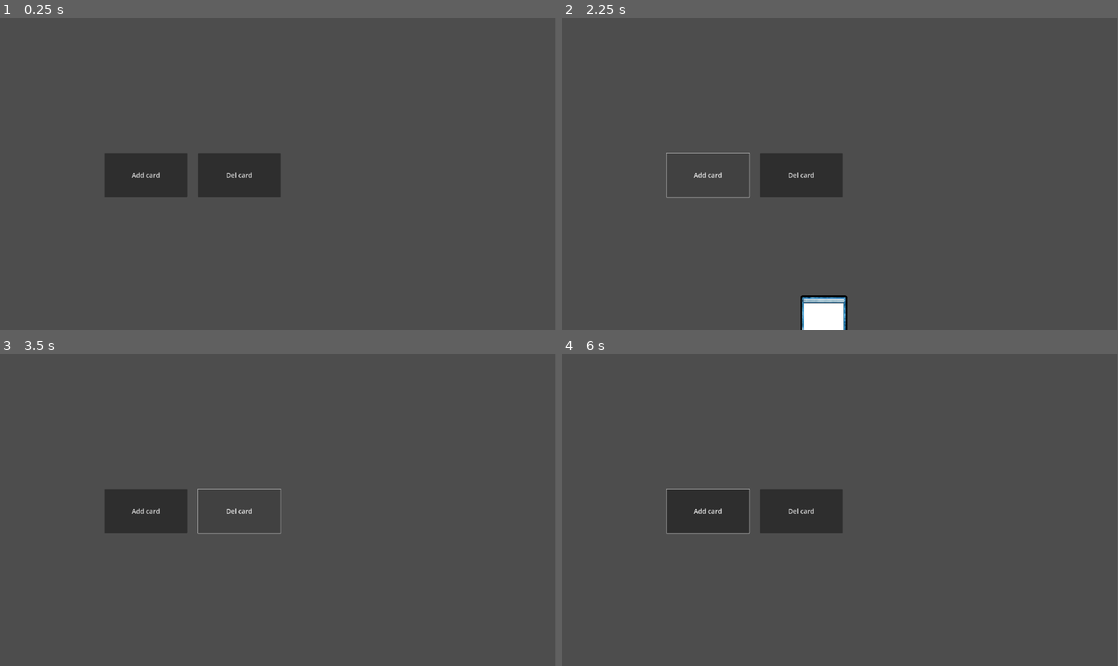
Above: before the commit, frames 1-4 (two rows, left to right).
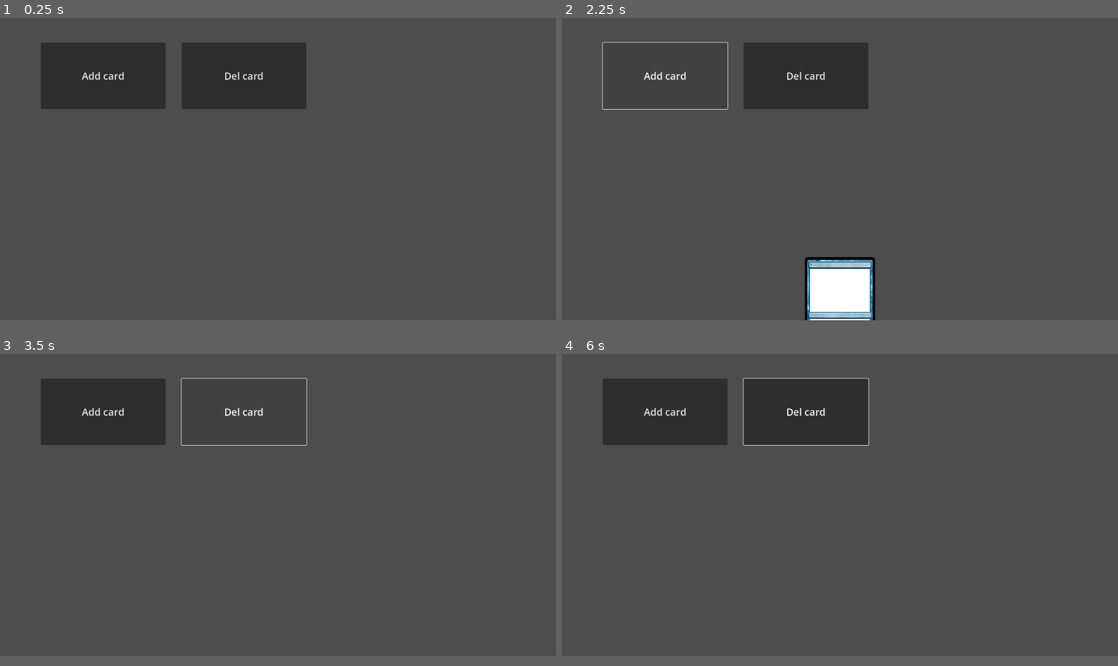
Above: after the commit, the same moments.

Repository: Crumbobly/CardSiege
Game: Godot game, scene res://scenes/del.tscn
Two runs of this game, one before a commit and one after it. Both use one fixed random seed, a clock stepped at 60 frames per second and the inputs below.
Inputs (mouse positions are in pixels of both pictures, inside the frame that each line leads up to):
- Up to frame 1 (0.25 s): no input
- Up to frame 2 (2.25 s): click "Add card" at 0.5 s; click "Del card" at 1.25 s; click "Add card" at 2 s
- Up to frame 3 (3.5 s): click "Del card" at 2.75 s
- Up to frame 4 (6 s): click "Add card" at 3.5 s; click "Del card" at 4.25 s; tap Enter at 5 s; move the mouse to (962, 494) at 5.02 s; click (962, 494) at 5.17 s; tap Space at 5.75 s; drag from (728, 525) to (812, 572) at 5.77 s
In our replay, the window is 799x449 before the commit and 800x435 after it. These sizes can differ from the game's own. Grey fills any space a smaller window leaves; there, only what the larger window draws over its background counts as a difference.

The runs differ from the first frame. In frame 1, 14% of the frame differs, in the area x 7-56%, y 8-58%; in frame 2, 9.9%; in frame 3, 7.2%; in frame 4, 14%, in the area x 7-56%, y 7-58%.

Commit message:
Пытаемся чинить баги

Diff:
--- a/project.godot
+++ b/project.godot
@@ -10,10 +10,15 @@
 
 [application]
 
-config/name="Н"
+config/name="Игра"
 run/main_scene="res://scenes/del.tscn"
 config/features=PackedStringArray("4.3", "GL Compatibility")
 config/icon="res://icon.svg"
+
+[display]
+
+window/size/viewport_width=1800
+window/size/viewport_height=980
 
 [dotnet]
 
--- a/scenes/card/Card.tscn
+++ b/scenes/card/Card.tscn
@@ -30,5 +30,6 @@
 position = Vector2(-2, 0.5)
 shape = SubResource("RectangleShape2D_27t2f")
 
+[connection signal="input_event" from="CardArea" to="." method="_on_card_area_input_event"]
 [connection signal="mouse_entered" from="CardArea" to="." method="_on_card_area_mouse_entered"]
 [connection signal="mouse_exited" from="CardArea" to="." method="_on_card_area_mouse_exited"]
--- a/scenes/card/card.gd
+++ b/scenes/card/card.gd
@@ -4,6 +4,8 @@
 @export var _angle: float = 0.0
 @export var is_highlight: bool = false
 @export var height_offset: float = 0.0
+@export var is_drag = false
+@export var was_drag = false
 
 @onready var CardNameLabel: Label = $CardNameLabel
 @onready var CardFrame: Sprite2D = $CardFrame
@@ -25,7 +27,7 @@
 func highlight():
 	is_highlight = true
 	self.set_scale(Vector2(0.5,0.5))
-	self.global_position.y -= 150 + height_offset
+	#self.global_position.y -= 150 + height_offset
 	_angle = self.rotation
 	self.set_rotation(0)
 
@@ -33,7 +35,7 @@
 func unhighlight():
 	is_highlight = false
 	self.set_scale(Vector2(0.4,0.4))
-	self.global_position.y += 150 + height_offset
+	#self.global_position.y += 150 + height_offset
 	self.set_rotation(_angle)
 
 
@@ -43,3 +45,15 @@
 
 func _on_card_area_mouse_exited() -> void:
 	mouse_exited.emit(self)
+
+
+func _on_card_area_input_event(viewport: Node, event: InputEvent, shape_idx: int) -> void:
+	if event is InputEventMouseButton:
+		if event.button_index == MOUSE_BUTTON_LEFT:
+			if event.pressed:
+				is_drag = true
+				was_drag = false
+			else :
+				if is_drag:
+					was_drag = true
+				is_drag = false
--- a/scenes/del.tscn
+++ b/scenes/del.tscn
@@ -23,9 +23,5 @@
 theme_override_font_sizes/font_size = 32
 text = "Del card"
 
-[node name="Camera2D" type="Camera2D" parent="."]
-position = Vector2(977, 182)
-zoom = Vector2(0.425, 0.425)
-
 [connection signal="pressed" from="AddCardBtn" to="Hand" method="_on_button_pressed"]
 [connection signal="pressed" from="DelCardBtn" to="Hand" method="_on_del_card_btn_pressed"]
--- a/scenes/hand/hand.gd
+++ b/scenes/hand/hand.gd
@@ -8,24 +8,6 @@
 @export var selected_index_card_collection: Array[int] = []
 @export var selected_card : Card = null
 var del = 0
-
-var start_pos
-var is_drag = false
-var on_table = false
-
-
-func _get_card_pos():
-	var card_imdex = card_collection.find(selected_card)
-	var current_card_count = len(card_collection)
-	if current_card_count == 0:
-		return
-	var coords = hand_circle.distribute_points_with_max_distance(current_card_count)
-	var card_pos = hand_circle.get_card_position(coords[card_imdex])
-	selected_card.set_position(Vector2(card_pos[0], card_pos[1]))
-	selected_card.set_rotation_degrees(card_pos[2])
-	selected_card.height_offset = hand_circle.circle.shape.radius + card_pos[1]
-	selected_card.set_scale(Vector2(0.4, 0.4))
-
 
 
 """
@@ -50,21 +32,34 @@
 		card.height_offset = hand_circle.circle.shape.radius + card_pos[1]
 		card.set_scale(Vector2(0.4, 0.4))
 
-func _input(event: InputEvent) -> void:
-	if event is InputEventMouseButton:
-		if event.button_index == MOUSE_BUTTON_LEFT:
-			if event.pressed:
-				is_drag = true
-			else :
-				is_drag = false
+
+func _del():
+	var current_card_count = len(card_collection)
+	if current_card_count == 0:
+		return
+
+	# Определение точек
+	var coords = hand_circle.distribute_points_with_max_distance(current_card_count)
+	var selected_card_index = card_collection.find(selected_card)
+	return hand_circle.get_card_position(coords[selected_card_index])
+
 
 func _process(delta: float) -> void:
 
-	print_debug(start_pos)
-	if is_drag and selected_card != null:
+	if selected_card:
+		for c in card_collection:
+			if selected_card != c:
+				c.is_drag = false
+				c.was_drag = false
+
+	if selected_card != null and selected_card.is_drag:
 		selected_card.global_position = get_global_mouse_position()
-	if !is_drag and !on_table and selected_card != null:
-		_get_card_pos()
+
+	if selected_card != null and selected_card.was_drag:
+		var coords = _del()
+		selected_card.set_position(Vector2(coords[0], coords[1]))
+		selected_card.set_rotation_degrees(coords[2])
+
 
 func add_card():
 	var new_card = card1.instantiate()
@@ -84,19 +79,14 @@
 	recalculate_cards_positions()
 
 
-
 func card_selected(card: Card):
 	var card_index = card_collection.find(card)
-	selected_card = card
 	selected_index_card_collection.append(card_index)
 	recalculate_highlight_cards()
 
 
-
-
 func card_unselected(card: Card):
 	var card_index = card_collection.find(card)
-	selected_card = null
 	selected_index_card_collection.remove_at(selected_index_card_collection.find(card_index))
 	recalculate_highlight_cards()
 
@@ -105,15 +95,23 @@
 func recalculate_highlight_cards():
 	var max_card_index = selected_index_card_collection.max()
 
+	if max_card_index == null:
+		selected_card = null
+
 	for index in range(len(card_collection)):
+
 		if index == max_card_index:
 			var max_card = card_collection[max_card_index]
+			selected_card = max_card
+
+
 			if max_card.is_highlight == false:
 				max_card.highlight()
 				hand_cards.move_child(max_card, -1)
+
 		else:
 			var other_card = card_collection[index]
-			if other_card.is_highlight == true:
+			if other_card.is_highlight == true and !other_card.is_drag:
 				other_card.unhighlight()
 
 			var old_index = card_collection.find(other_card)
